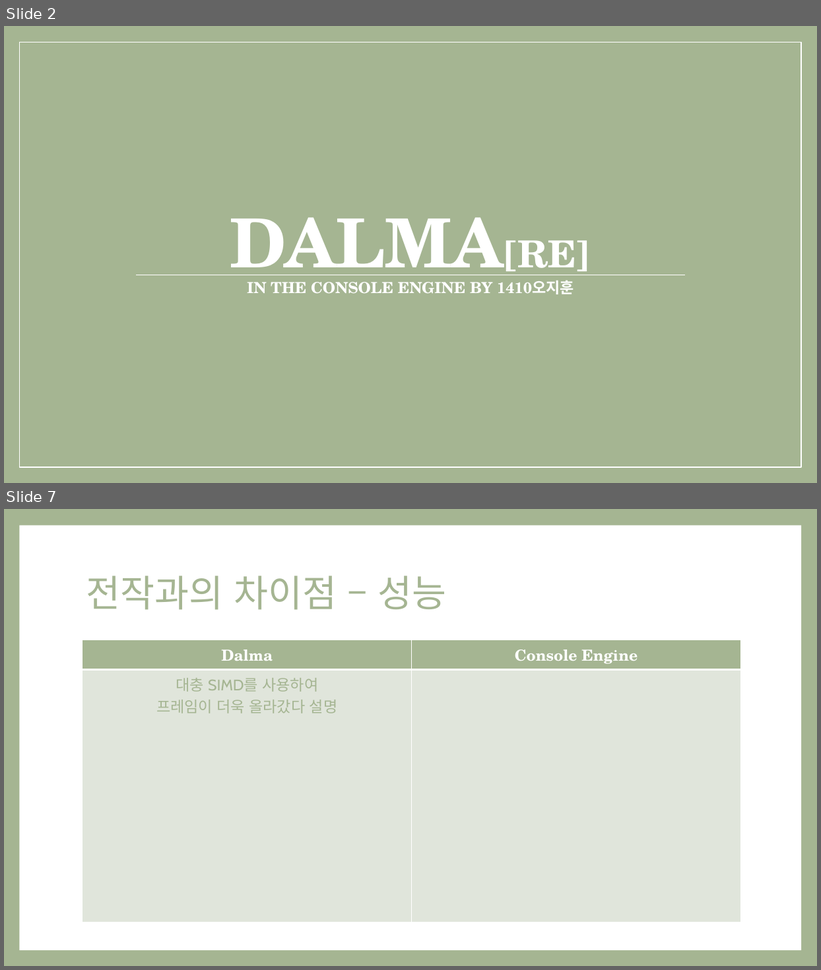
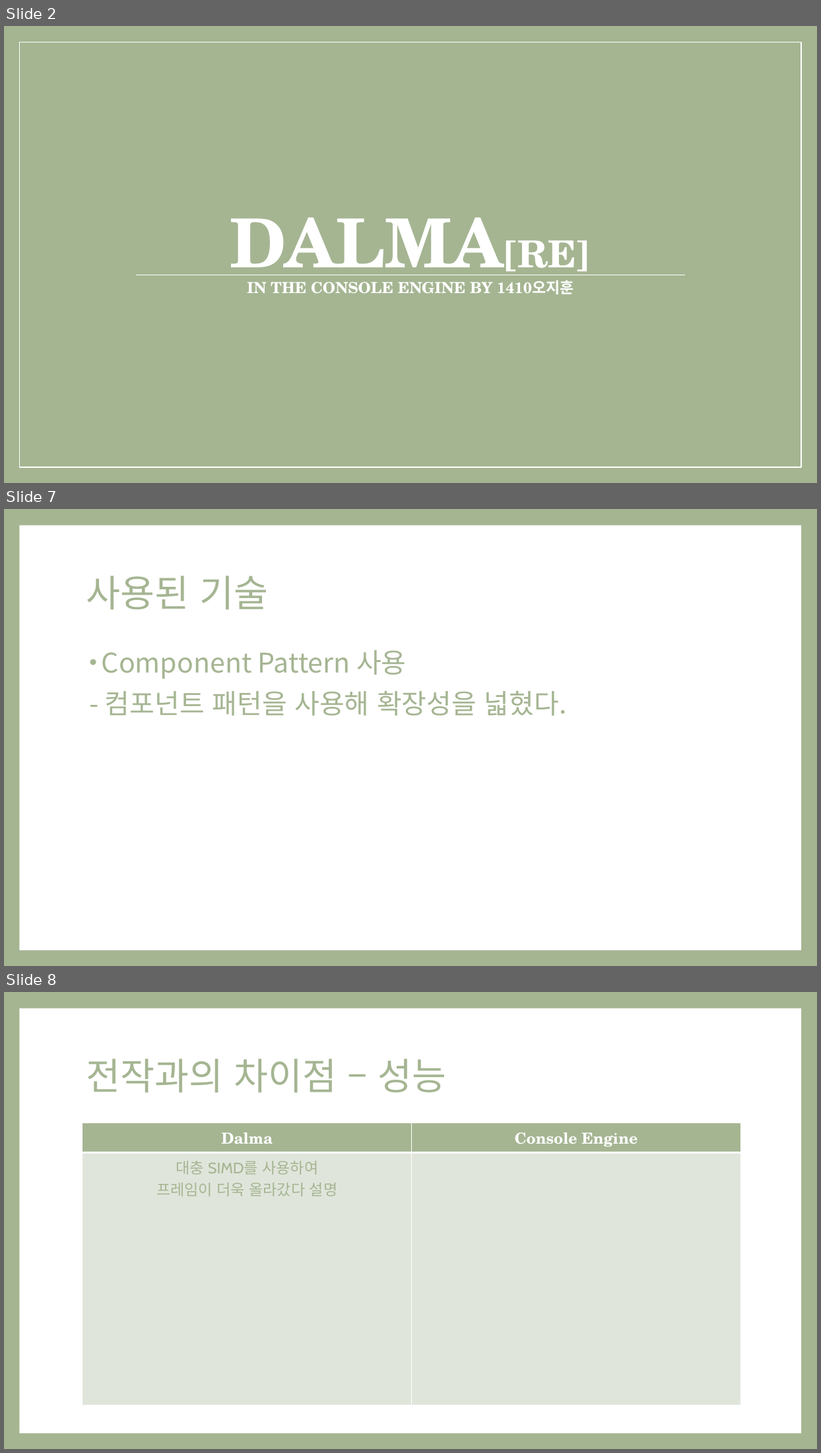
Before and after one commit to Ozzangeo/ConsoleEngine, a slide deck: 1410_오지훈_플밍_Project_발표자료.pptx. Shown one above the other, each under a label of ours: slides 2 and 7 before the commit, slides 2, 7 and 8 after it; the slides between them are not shown. The pictures are 821x970 and 821x1453 pixels, drawn with LibreOffice and Linux fonts; fonts in the diff are those of the drawing. Boxes give left, top, right and bottom in pixels: in the first picture for what was removed or moved away, otherwise in the second. Text is boxed around its words. In the diff, an @@ line names an element or a change of style, - is before the commit and + after.

```diff
--- a/1410_오지훈_플밍_Project_발표자료.pptx
+++ b/1410_오지훈_플밍_Project_발표자료.pptx
@@ slide 7 added at [4, 509, 817, 966], background #A5B592; not listed: 1 template element that a slide beside it also shows @@
@@ title added at [86, 576, 268, 610], 44 pt, text #A5B592 @@
+사용된 기술
@@ text added at [102, 650, 568, 716], 32 pt, text #A5B592 @@
+• Component Pattern 사용
+- 컴포넌트 패턴을 사용해 확장성을 넓혔다.
@@ what was slide 7 is now slide 8 @@
```
Also in this commit, not shown: 3 slides changed, 1 other slide added, 1 slide removed, 54 other files.
